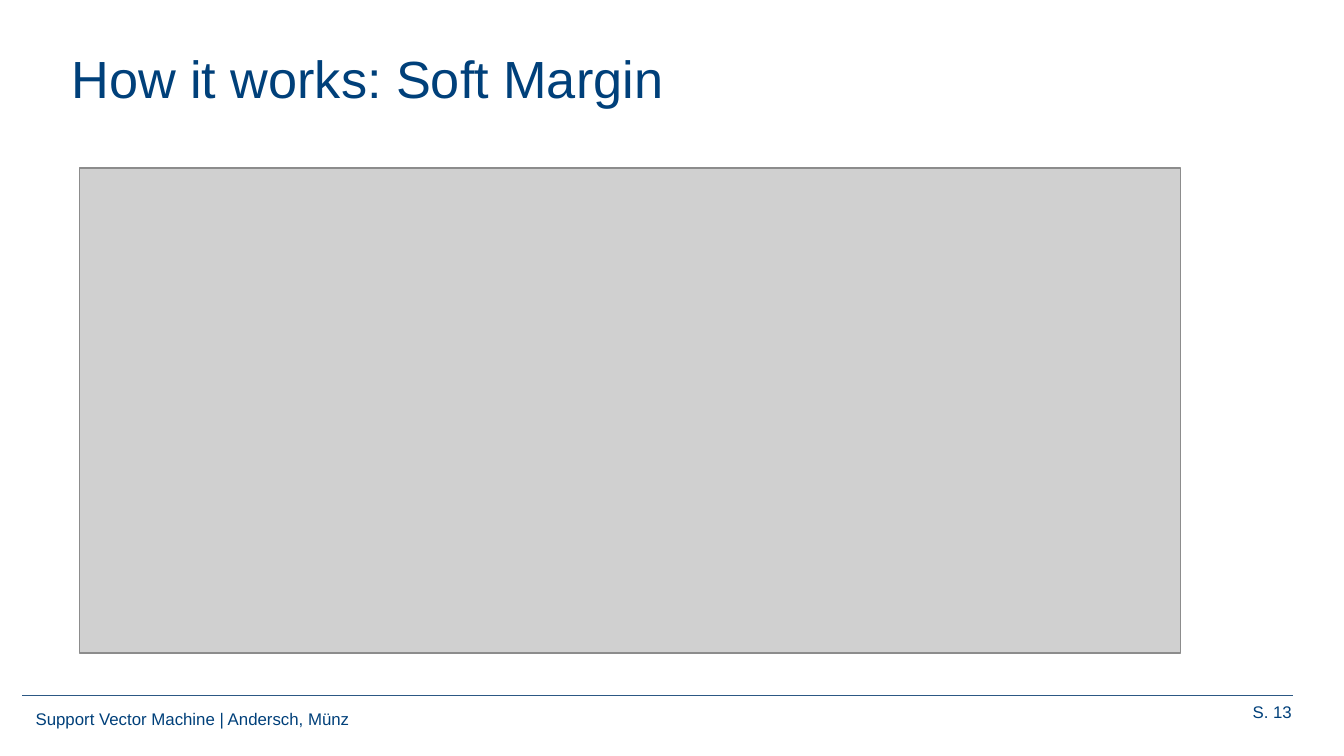
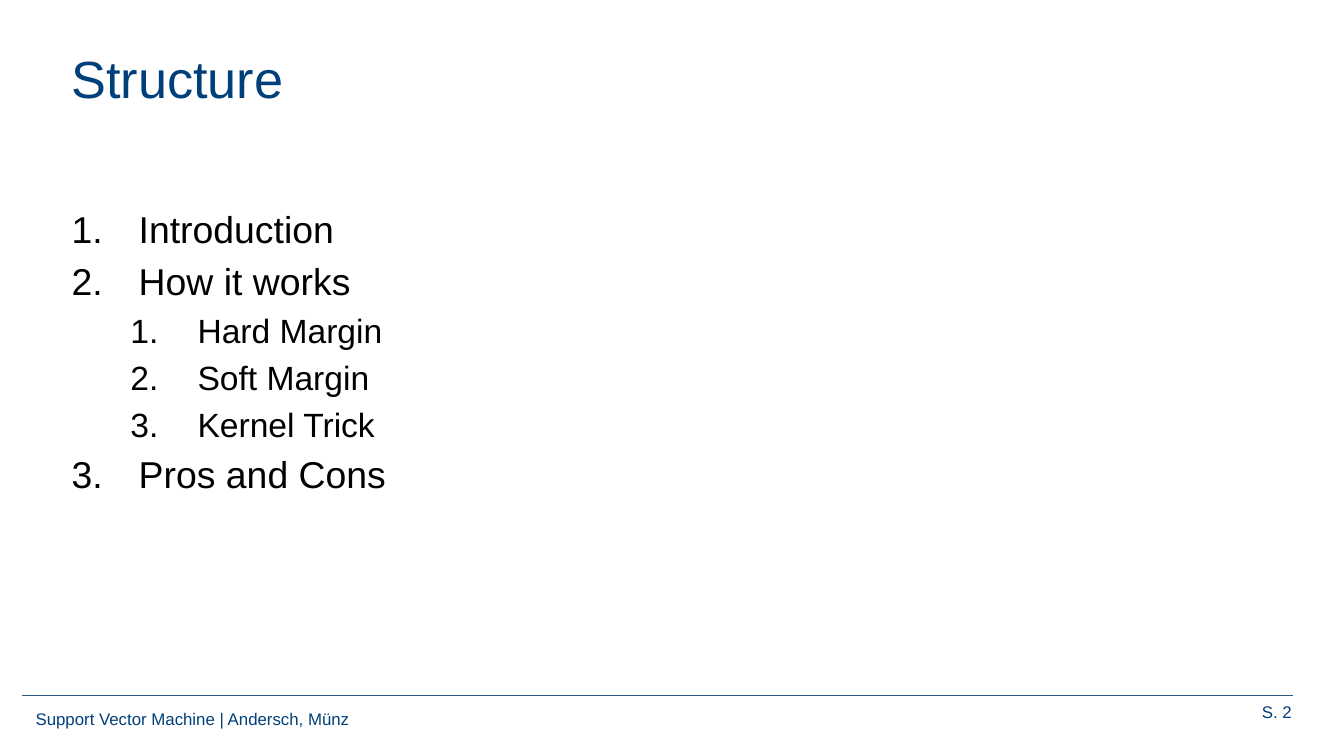
Before and after one commit to Frandersch/Statistical-Machine-Learning, a slide deck: slide 2 of Präsentation/Support Vector Machines.pptx (slide 13 before the commit). Drawn at 1344x756 pixels with LibreOffice and Linux fonts; fonts in the diff are those of the drawing; grey boxes stand for pictures; background and template pictures are left out. Boxes give left, top, right and bottom in pixels: in the first picture for what was removed or moved away, otherwise in the second. Text is boxed around its words. In the diff, an @@ line names an element or a change of style, - is before the commit and + after.

```diff
--- a/Präsentation/Support Vector Machines.pptx
+++ b/Präsentation/Support Vector Machines.pptx
@@ title at <box>72,61,284,99</box>: text changed @@
-How it works: Soft Margin
+Structure
@@ picture removed at <box>79,168,1180,653</box> @@
@@ text added at <box>139,216,386,489</box>, 20 pt, text #000000 @@
+1. Introduction
+2. How it works
+  1. Hard Margin
+  2. Soft Margin
+  3. Kernel Trick
+3. Pros and Cons
@@ page number at <box>1262,706,1291,718</box>: text changed @@
-S. 13
+S. 2
```
Also in this commit, not shown: 11 other slides changed, 11 slides added, 8 slides removed.
